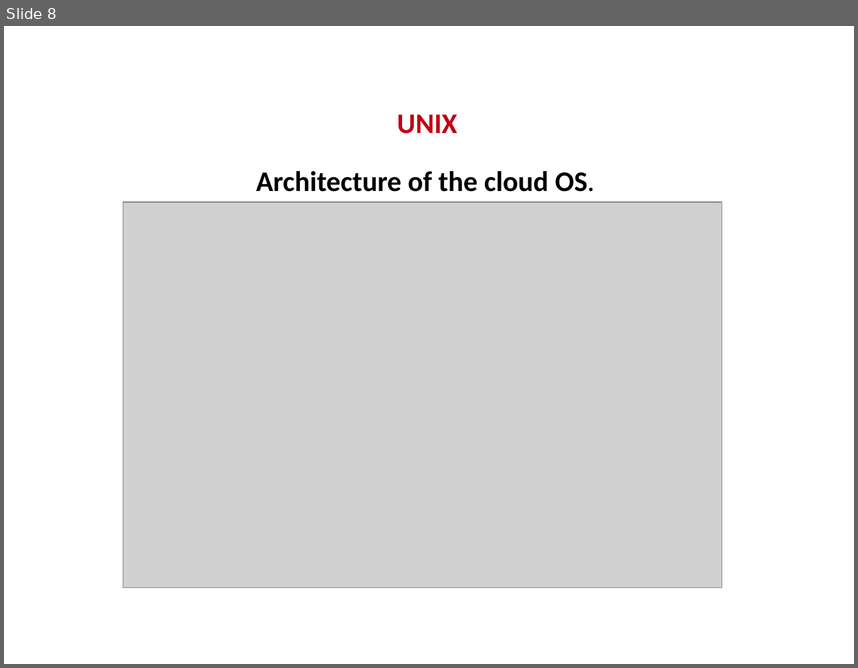
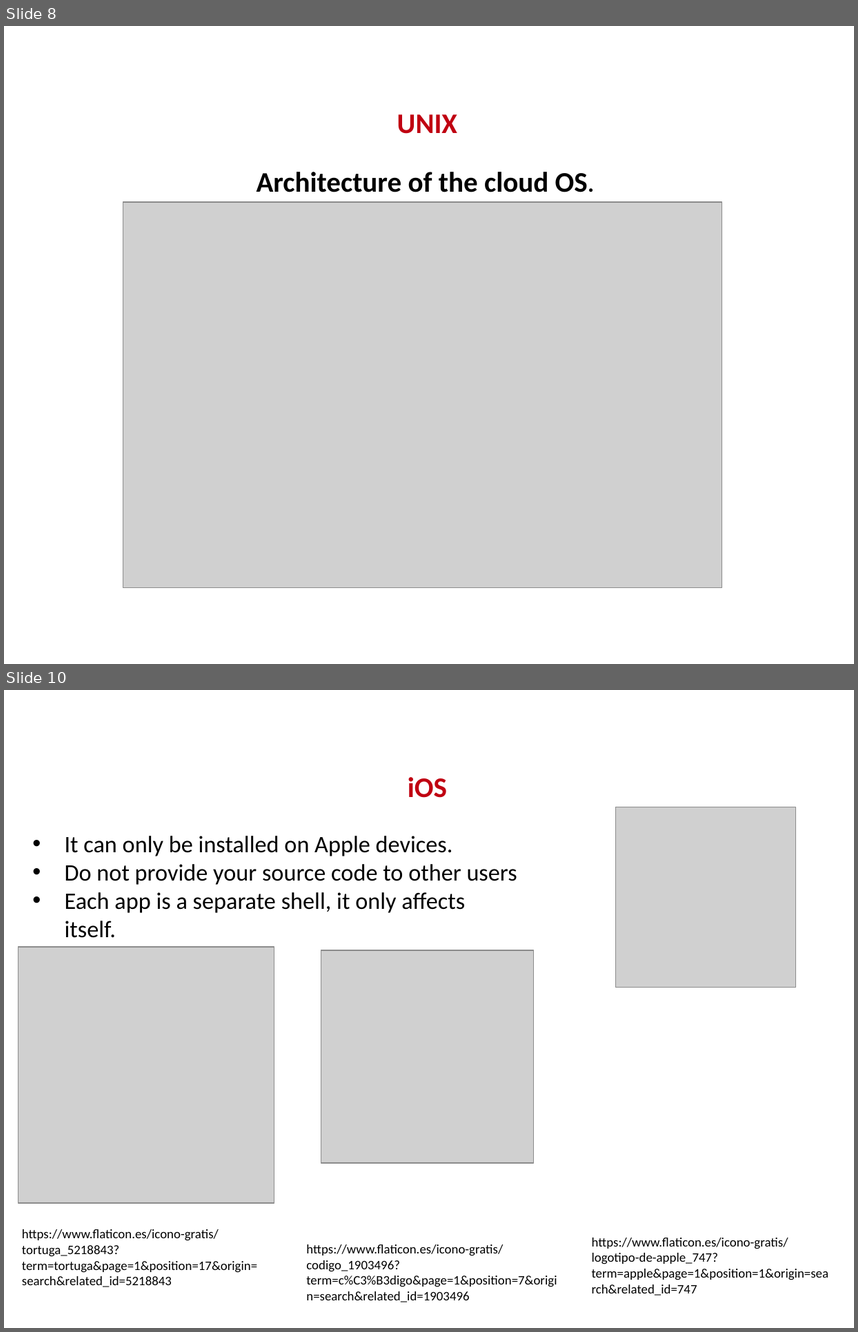
Before and after one commit to KevinSarmiento07/Evolution-Operating-System, a slide deck: DiaposEOP.pptx. Shown one above the other, each under a label of ours: slide 8 before the commit, slides 8 and 10 after it; the slides between them are not shown. The pictures are 858x668 and 858x1332 pixels, drawn with LibreOffice and Linux fonts; fonts in the diff are those of the drawing; grey boxes stand for pictures; background and template pictures are left out. Boxes give left, top, right and bottom in pixels: in the first picture for what was removed or moved away, otherwise in the second. Text is boxed around its words. In the diff, an @@ line names an element or a change of style, - is before the commit and + after.

```diff
--- a/DiaposEOP.pptx
+++ b/DiaposEOP.pptx
@@ slide 10 added at (4, 690, 854, 1328), background #FFFFFF @@
@@ title added at (408, 777, 447, 798), 24 pt, text #C00011, bold @@
+iOS
@@ picture added at (615, 807, 795, 987) @@
@@ text added at (65, 836, 517, 938), 20 pt, text #000000 @@
+• It can only be installed on Apple devices.
+• Do not provide your source code to other users
+• Each app is a separate shell, it only affects itself.
@@ picture added at (18, 947, 274, 1203) @@
@@ picture added at (321, 950, 534, 1163) @@
@@ text added at (22, 1229, 257, 1287), 11 pt, text #000000 @@
+https://www.flaticon.es/icono-gratis/tortuga_5218843?term=tortuga&page=1&position=17&origin=search&related_id=5218843
@@ text added at (306, 1244, 557, 1302), 11 pt, text #000000 @@
+https://www.flaticon.es/icono-gratis/codigo_1903496?term=c%C3%B3digo&page=1&position=7&origin=search&related_id=1903496
@@ text added at (592, 1237, 829, 1295), 11 pt, text #000000 @@
+https://www.flaticon.es/icono-gratis/logotipo-de-apple_747?term=apple&page=1&position=1&origin=search&related_id=747
@@ page number added at (766, 1294, 842, 1320), 12 pt, text #FFFFFF @@
+10
```
Also in this commit, not shown: 3 other slides added, 7 other files.
